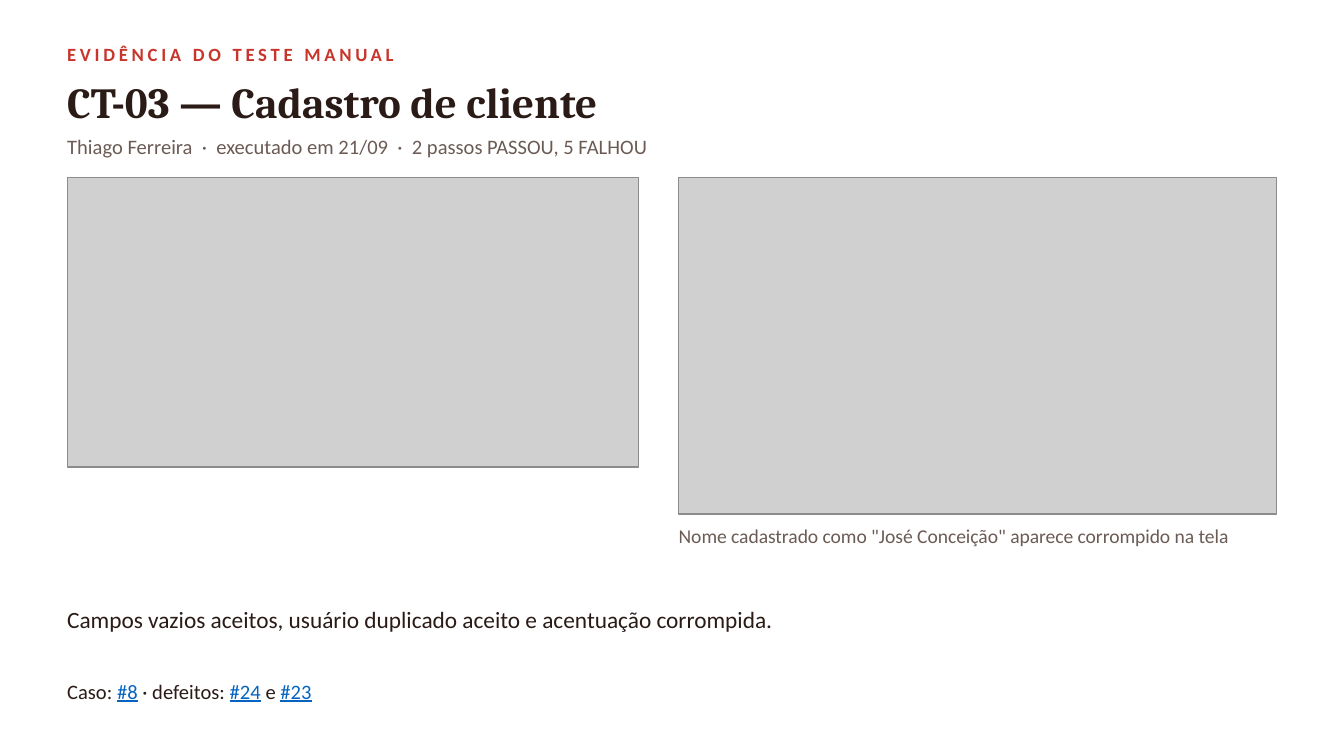
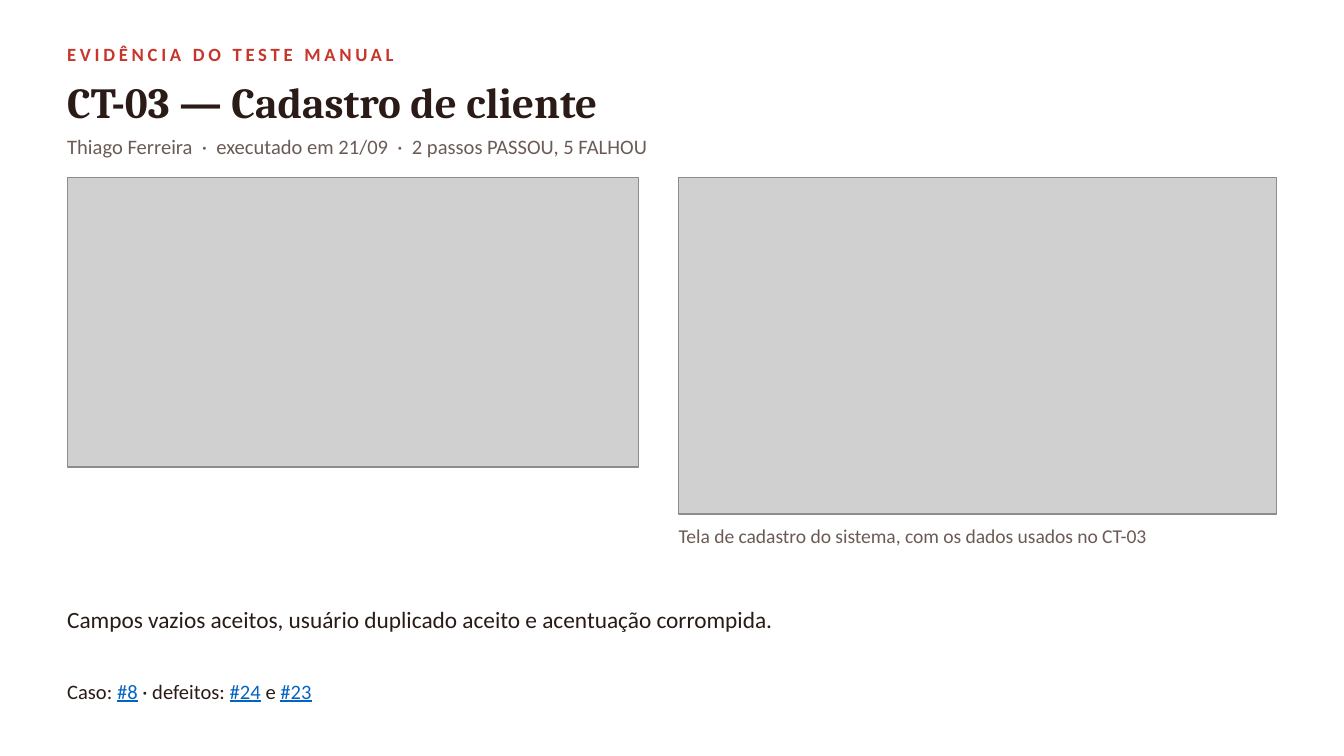
Before and after one commit to vini-pinheiro/trabalho-qualidade-e-teste-de-software, a slide deck: slide 10 of docs/entrega-1/apresentacao/apresentacao-entrega-1.pptx. Drawn at 1344x756 pixels with LibreOffice and Linux fonts; fonts in the diff are those of the drawing; grey boxes stand for pictures. Boxes give left, top, right and bottom in pixels: in the first picture for what was removed or moved away, otherwise in the second. Text is boxed around its words. In the diff, an @@ line names an element or a change of style, - is before the commit and + after.

Commit message:
docs: corrigir a tela do slide de evidência do CT-03
O caso de cadastro exibia uma tela de carrinho. Nenhum dos prints anexados
ao documento mostra o cadastro, então a tela foi capturada da própria
aplicação, preenchida com os dados usados no caso.

```diff
--- a/docs/entrega-1/apresentacao/apresentacao-entrega-1.pptx
+++ b/docs/entrega-1/apresentacao/apresentacao-entrega-1.pptx
@@ text at [679, 529, 1146, 546]: text changed @@
-Nome cadastrado como "José Conceição" aparece corrompido na tela
+Tela de cadastro do sistema, com os dados usados no CT-03
```
Also in this commit, not shown: 4 other files.
